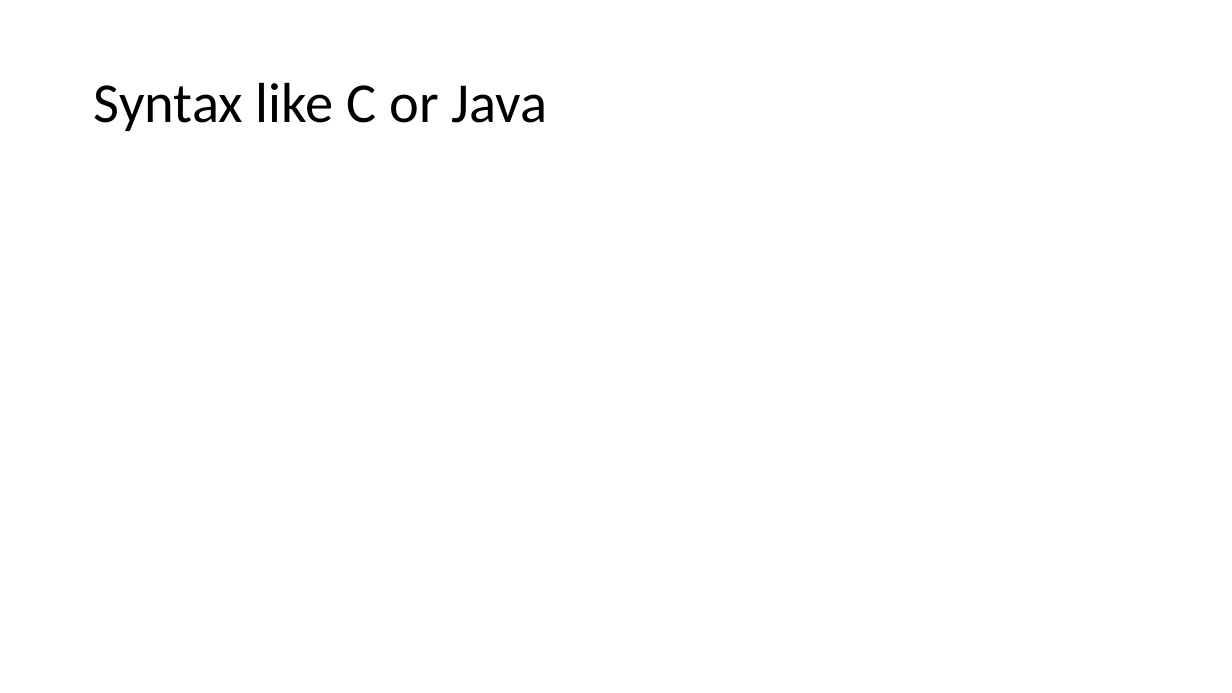
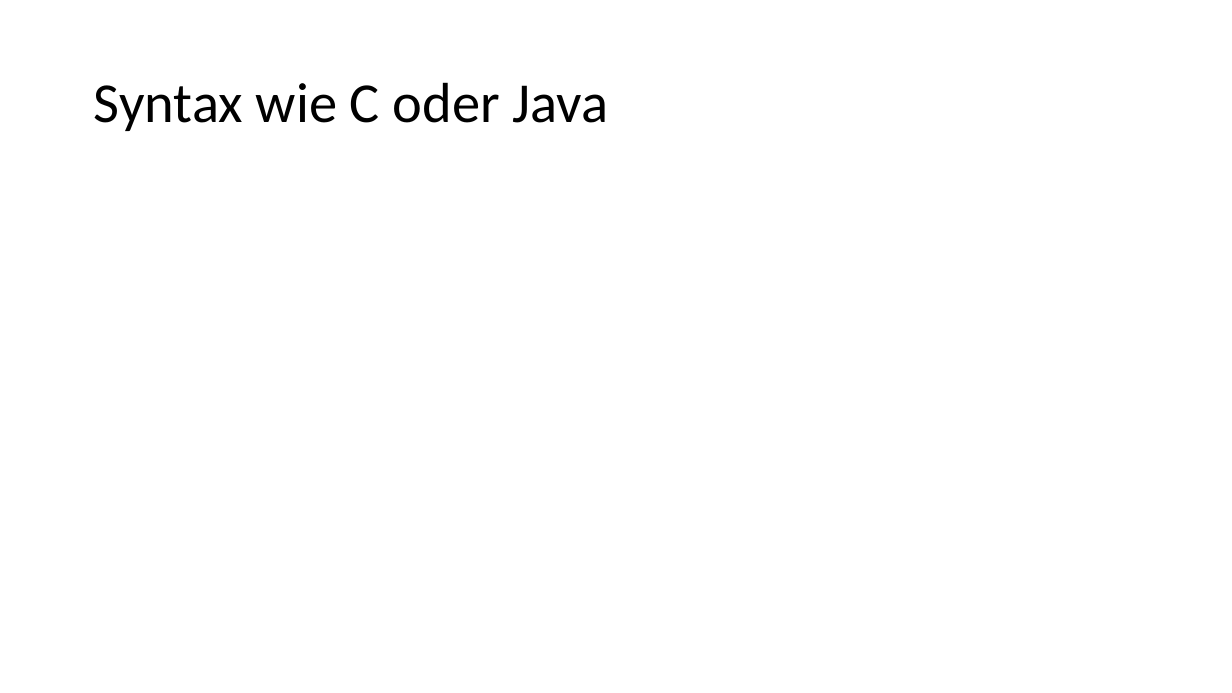
Before and after one commit to martiph/JSTraining_ICT-Campus, a slide deck: slide 8 of JSTraining.pptx. Drawn at 1232x693 pixels with LibreOffice and Linux fonts; fonts in the diff are those of the drawing. Boxes give left, top, right and bottom in pixels: in the first picture for what was removed or moved away, otherwise in the second. Text is boxed around its words. In the diff, an @@ line names an element or a change of style, - is before the commit and + after.

```diff
--- a/JSTraining.pptx
+++ b/JSTraining.pptx
@@ title at [94, 82, 609, 131]: text changed @@
-Syntax like C or Java
+Syntax wie C oder Java
```
Also in this commit, not shown: 11 other slides changed.
